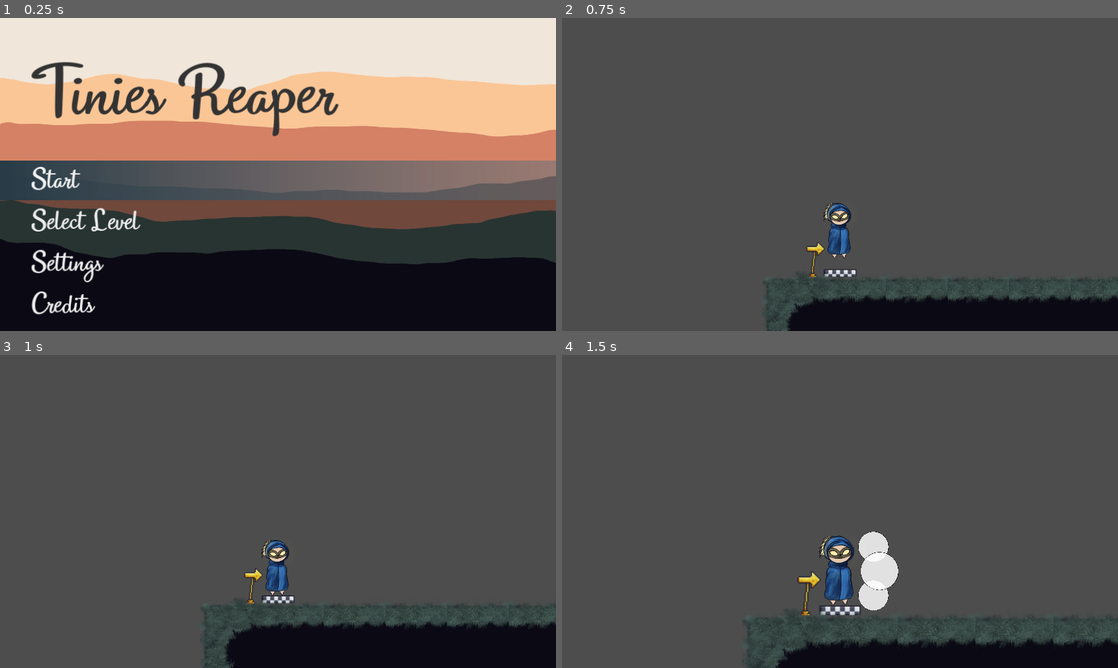
Above: before the commit, frames 1-4 (two rows, left to right).
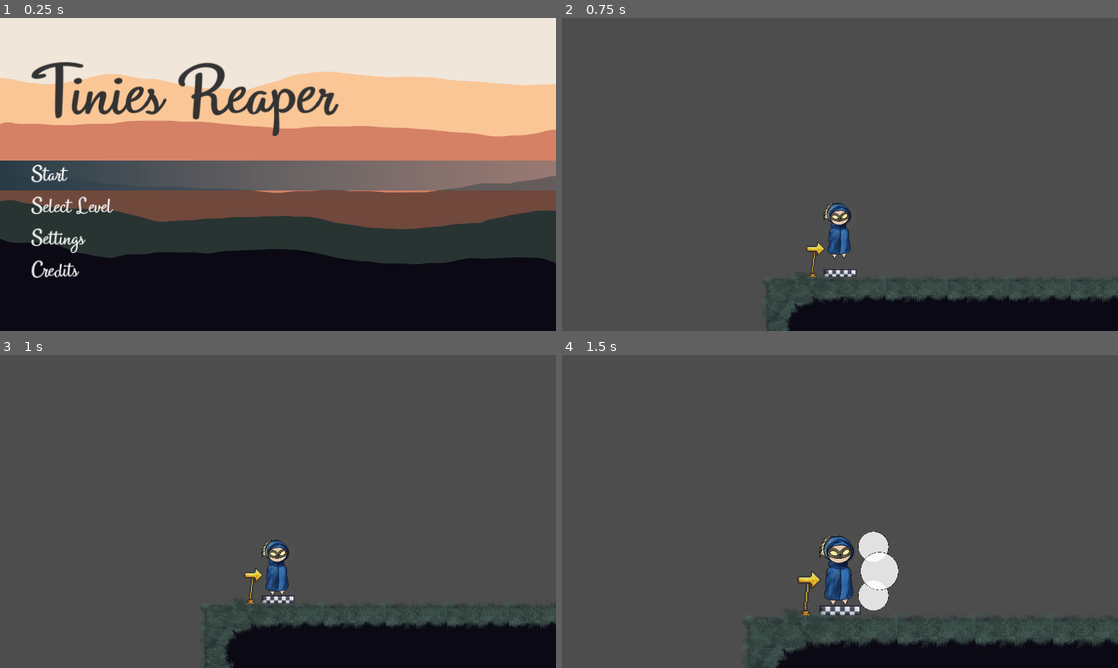
Above: after the commit, the same moments.

Repository: benitsch/Ludum-Dare-56
Game: Godot game, scene res://scenes/ui/main_menu.tscn
The game is run twice, just before and just after one commit, with the same random seed, the same clock (stepped at 60 frames per second) and the same inputs.
Inputs (mouse positions are in pixels of both pictures, inside the frame that each line leads up to):
- Up to frame 1 (0.25 s): no input
- Up to frame 2 (0.75 s): click "Start" at 0.5 s
- Up to frame 3 (1 s): no input
- Up to frame 4 (1.5 s): tap Enter at 1.25 s; move the mouse to (962, 495) at 1.27 s; hold Right (attack_right) from 1.28 s (still down); hold X (ZoomIn) from 1.28 s (still down)

The runs differ from the first frame. In frame 1, 5.3% of the frame differs, in the area x 0-100%, y 46-95%; in frame 2, nothing differs; in frame 3, nothing differs; in frame 4, nothing differs.

Commit message:
adapt theme font size

Diff:
--- a/assets/themes/default_theme.tres
+++ b/assets/themes/default_theme.tres
@@ -23,7 +23,7 @@
 
 [resource]
 default_font = ExtResource("1_qoii4")
-default_font_size = 64
+default_font_size = 48
 Button/colors/font_color = Color(0.93408, 0.93408, 0.93408, 1)
 Button/styles/focus = SubResource("StyleBoxTexture_rn47k")
 Button/styles/hover = SubResource("StyleBoxEmpty_pkpbn")
